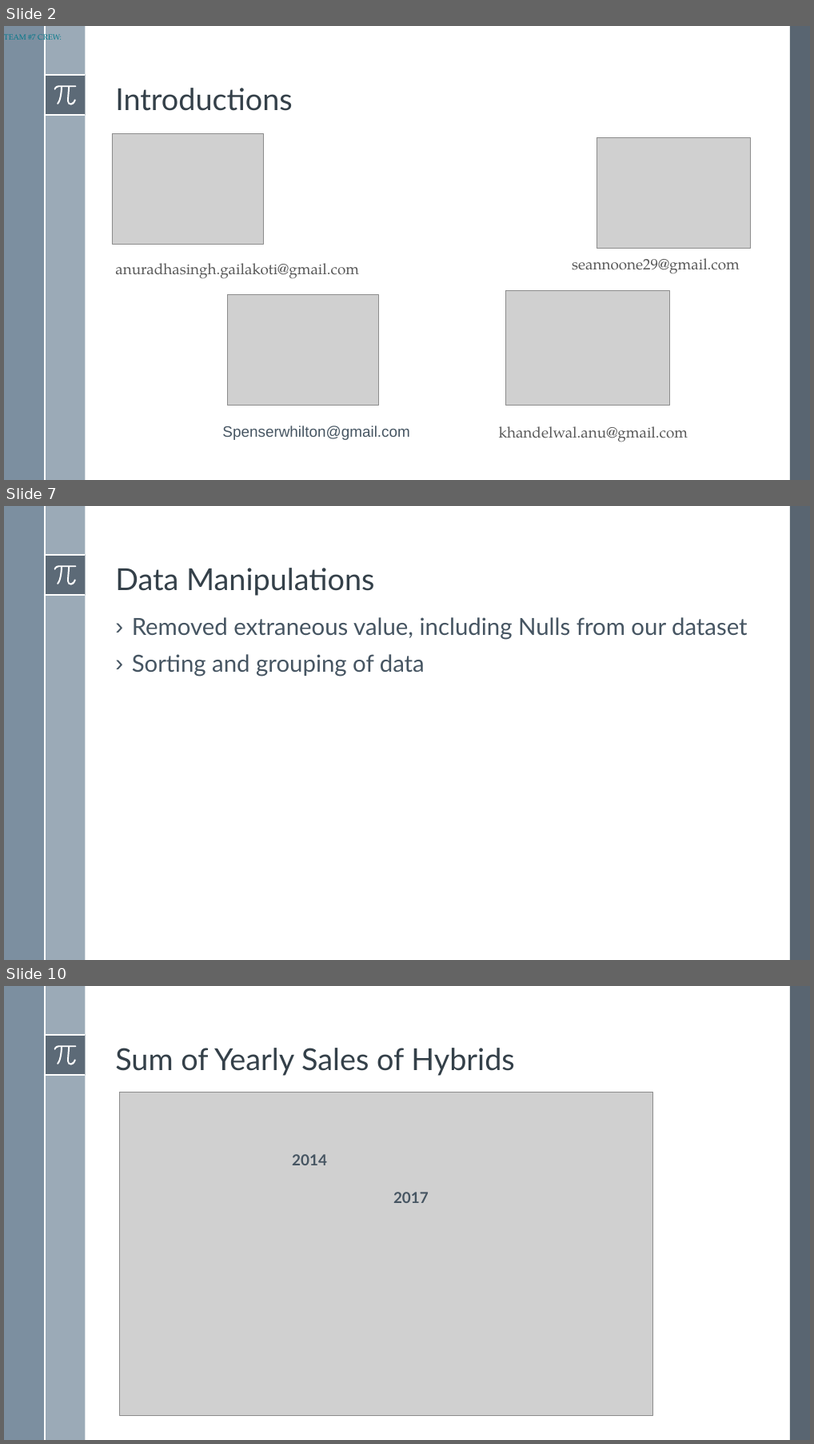
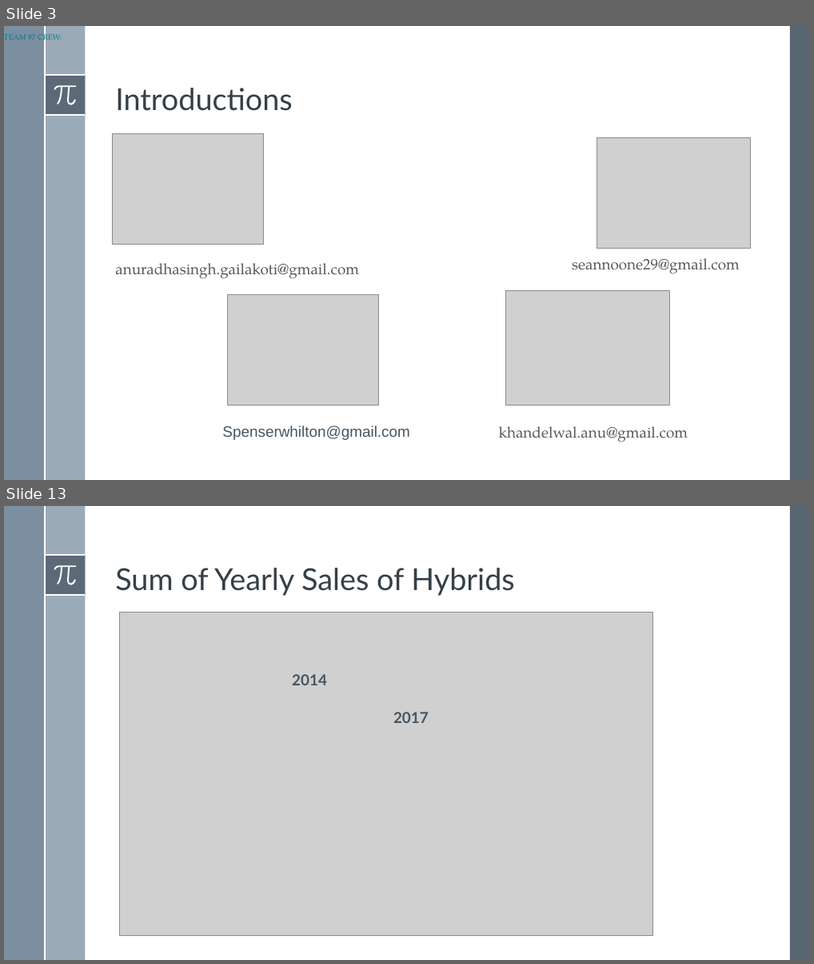
Before and after one commit to SpenserHilton/BootcampProj1, a slide deck: Project1_Presentation_EV.pptx. Shown one above the other, each under a label of ours: slides 2, 7 and 10 before the commit, slides 3 and 13 after it; the slides between them are not shown. The pictures are 814x1444 and 814x964 pixels, drawn with LibreOffice and Linux fonts; fonts in the diff are those of the drawing; grey boxes stand for pictures. Boxes give left, top, right and bottom in pixels: in the first picture for what was removed or moved away, otherwise in the second. Text is boxed around its words. In the diff, an @@ line names an element or a change of style, - is before the commit and + after.

```diff
--- a/Project1_Presentation_EV.pptx
+++ b/Project1_Presentation_EV.pptx
@@ slide 7 removed at (4,506,810,960), background #FFFFFF; not listed: 8 template elements that a slide beside it also shows @@
@@ title removed at (115,568,374,596) @@
-Data Manipulations
@@ text removed at (132,617,748,676) @@
-› Removed extraneous value, including Nulls from our dataset
-› Sorting and grouping of data
@@ what was slide 2 is now slide 3 @@
@@ what was slide 10 is now slide 13 @@
```
Also in this commit, not shown: 6 slides changed, 10 slides added, 11 other slides removed, 5 other files.
